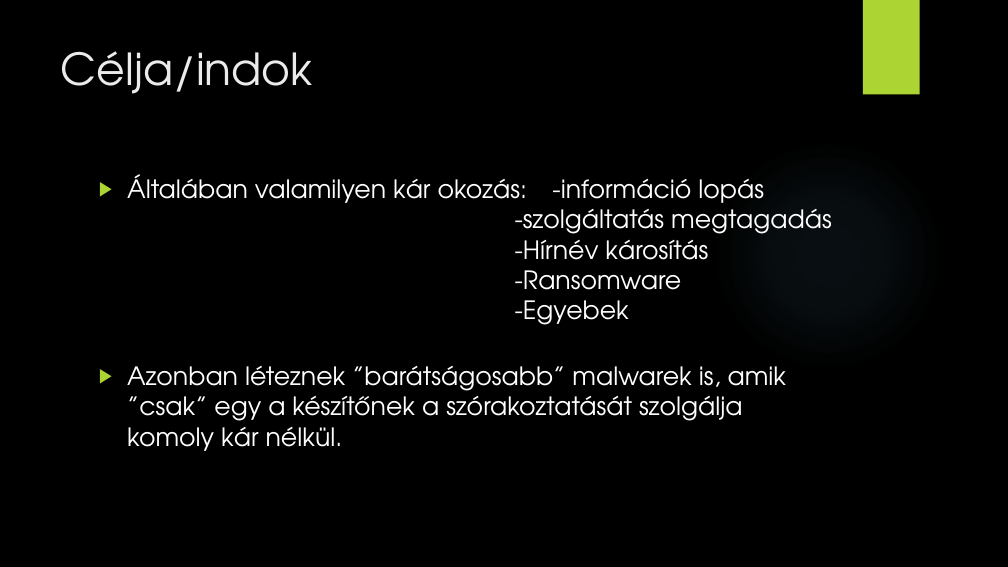
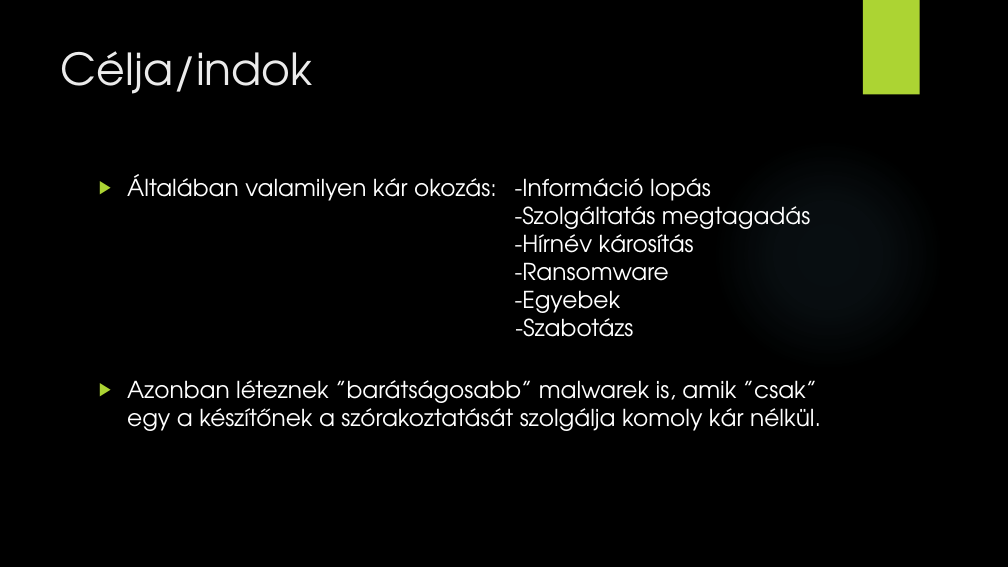
Before and after one commit to SzPeter20/nicet-tsbro, a slide deck: slide 4 of GenericITtopic.pptx. Drawn at 1008x567 pixels with LibreOffice and Linux fonts; fonts in the diff are those of the drawing; background and template pictures are left out. Boxes give left, top, right and bottom in pixels: in the first picture for what was removed or moved away, otherwise in the second. Text is boxed around its words. In the diff, an @@ line names an element or a change of style, - is before the commit and + after.

```diff
--- a/GenericITtopic.pptx
+++ b/GenericITtopic.pptx
@@ text at bbox=[127, 174, 810, 337]: text changed; size 24 to 22.2 pt @@
-▶ Általában valamilyen kár okozás: -információ lopás
-  -szolgáltatás megtagadás
-  -Hírnév károsítás
-  -Ransomware
-  -Egyebek
+▶ Általában valamilyen kár okozás: -Információ lopás
+  -Szolgáltatás megtagadás
+  -Hírnév károsítás
+  -Ransomware
+  -Egyebek
+  -Szabotázs
@@ text at bbox=[127, 380, 821, 431]: size 24 to 22.2 pt in "Azonban léteznek ”barátságosabb” malwarek is, amik ”csak” ..." @@
```
Also in this commit, not shown: 7 other slides changed, 3 slides added.
